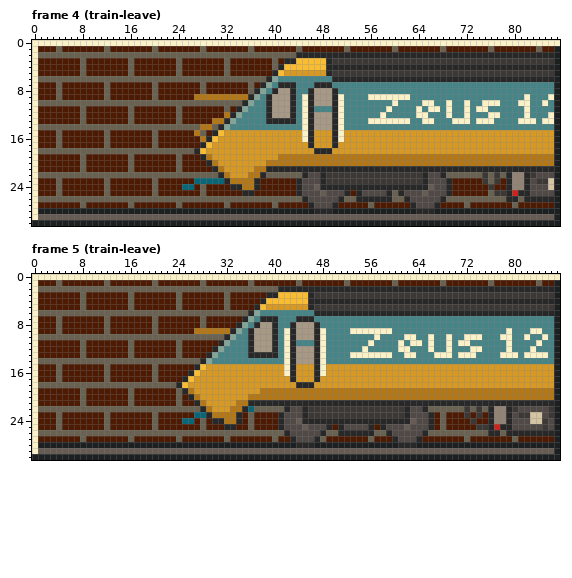
Pixel-art file -- stadt/assets/images/buttons/my-links/zeus-train.ase. Above: the version before the commit.
88x31 pixels, 84 frames. Colours within 5 levels of each other are drawn and written as one. Shown: frame 4 (train-leave), frame 5 (train-leave). The commit also changed other frames, which this record leaves out.
The result:
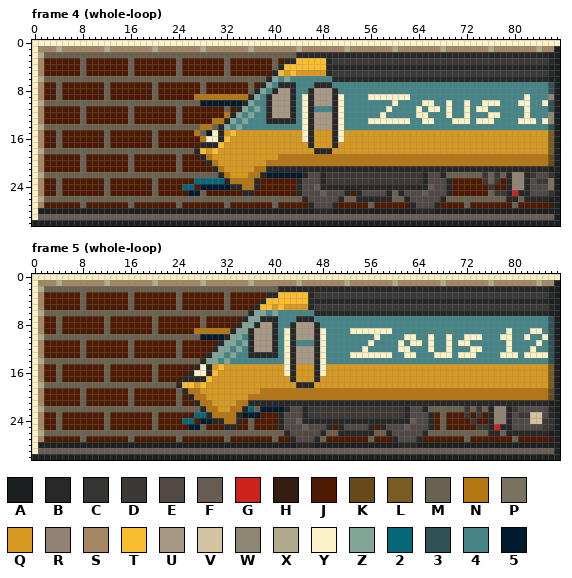
Palette (. is transparent): A #1d2021  B #282828  C #363433  D #3c3836  E #504945  F #665c54  G #cc241d  H #361d11  J #4e1a01  K #694b1b  L #7a5c21  M #696250  N #b57614  P #797261  Q #d79921  R #928374  S #a58665  T #fabd2f  U #a89984  V #d5c4a1  W #8c8874  X #b2aa8c  Y #fbf1c7  Z #83a598  2 #076678  3 #315254  4 #458588  5 #001c2e
The exact change:
layer "neon-sign/neon-shadow" added
Frame 4 (whole-loop), layers "border", "train", "neon-sign/neon-shadow":
y 1: x 1..86 JJJMJJJJJJJMJJJJJJJMJJJJJJJMJJJJJJJMJJJJJJJMJJJJJJJMJJJJJJJMJJJJJJJMJJJJJJJMJJJJJJJMJJ -> SSSXSSSSSSSXSSSSSSSXSSSSSSSXSSSSSSSXSSSSSSSXSSSSSSSXSSSSSSSXSSSSSSSXSSSSSSSXSSSSSSSXSS
y 2: x 1 M -> X; x 86 B -> A
y 3: x 1 J -> S; x 86 D -> B
y 4: x 1 J -> S; x 86 B -> A
y 5: x 1 J -> S; x 43 Q -> T; x 86 D -> B
y 6: x 1 M -> X; x 42 4 -> Z; x 86 B -> A
y 7..8: x 1 J -> S; x 86 4 -> 3
y 9: x 1 J -> S; x 86 Y -> W
y 10: x 1 M -> X; x 28..34 MMMMMMM -> 5555555; x 86 4 -> 3
y 11: x 1 J -> S; x 37 4 -> Z; x 86 4 -> 3
y 12: x 1 J -> S; x 36 4 -> Z; x 86 Y -> W
y 13: x 1 J -> S; x 35 4 -> Z; x 86 Y -> W
y 14: x 1 M -> X; x 34 4 -> Z; x 86 4 -> 3
y 15: x 1 J -> S; x 29..31 JBT -> 5YB; x 33 Q -> T; x 86 Q -> L
y 16: x 1 J -> S; x 29..32 BTQQ -> YYBT; x 86 Q -> L
y 17: x 1 J -> S; x 29..31 TQQ -> BBT; x 86 Q -> L
y 18: x 1 M -> X; x 30 Q -> T; x 86 Q -> L
y 19..20: x 1 J -> S; x 86 N -> K
y 21: x 1 J -> S; x 86 B -> A
y 22: x 1 M -> X; x 39..44 MMMMMM -> 555555; x 86 E -> C
y 23: x 1 J -> S; x 86 V -> P
y 24: x 1 J -> S; x 28..32 MJJJJ -> 55555; x 86 V -> P
y 25: x 1 J -> S; x 26..27 JJ -> 55; x 86 E -> C
y 26: x 1 M -> X; x 86 B -> A
y 27: x 1 J -> S; x 86 J -> H
Frame 5 (whole-loop), layers "border", "train", "neon-sign/neon-shadow":
y 1: x 1..86 JJJMJJJJJJJMJJJJJJJMJJJJJJJMJJJJJJJMJJJJJJJMJJJJJJJMJJJJJJJMJJJJJJJMJJJJJJJMJJJJJJJMJJ -> SSSXSSSSSSSXSSSSSSSXSSSSSSSXSSSSSSSXSSSSSSSXSSSSSSSXSSSSSSSXSSSSSSSXSSSSSSSXSSSSSSSXSS
y 2: x 1 M -> X; x 86 B -> A
y 3: x 1 J -> S; x 86 D -> B
y 4: x 1 J -> S; x 86 B -> A
y 5: x 1 J -> S; x 39 Q -> T; x 41 Q -> T; x 86 D -> B
y 6: x 1 M -> X; x 38 4 -> Z; x 40 4 -> Z; x 86 B -> A
y 7: x 1 J -> S; x 37 4 -> Z; x 86 4 -> 3
y 8: x 1 J -> S; x 36 4 -> Z; x 86 4 -> 3
y 9: x 1 J -> S; x 35 4 -> Z; x 86 4 -> 3
y 10: x 1 M -> X; x 28..31 MMMM -> 5555; x 34 4 -> Z; x 86 4 -> 3
y 11: x 1 J -> S; x 33 4 -> Z; x 35 4 -> Z; x 86 4 -> 3
y 12: x 1 J -> S; x 32 4 -> Z; x 34 4 -> Z; x 86 4 -> 3
y 13: x 1 J -> S; x 31 4 -> Z; x 33 4 -> Z; x 86 4 -> 3
y 14: x 1 M -> X; x 30 4 -> Z; x 32 4 -> Z; x 86 4 -> 3
y 15: x 1 J -> S; x 28..29 TQ -> YB; x 31 Q -> T; x 86 Q -> L
y 16: x 1 J -> S; x 27..30 TQQQ -> YYBT; x 86 Q -> L
y 17: x 1 J -> S; x 26..29 TQQQ -> BBBT; x 86 Q -> L
y 18: x 1 M -> X; x 26 Q -> T; x 28 Q -> T; x 86 Q -> L
y 19: x 1 J -> S; x 27 Q -> N; x 86 N -> K
y 20: x 1 J -> S; x 28 Q -> N; x 86 N -> K
y 21: x 1 J -> S; x 29 Q -> N; x 86 B -> A
y 22: x 1 M -> X; x 30 Q -> N; x 38..41 MMMM -> 5555; x 86 D -> B
y 23: x 1 J -> S; x 35..37 JMJ -> 555; x 86 D -> B
y 24: x 1 J -> S; x 28..29 MJ -> 55; x 86 E -> C
y 25: x 1 J -> S; x 26..27 JJ -> 55; x 86 E -> C
y 26: x 1 M -> X; x 86 B -> A
y 27: x 1 J -> S; x 86 J -> H
Changed places in both pictures, as pixel boxes (x1, y1, x2, y2):
changed: (38, 46, 554, 208)
changed: (38, 280, 554, 442)
